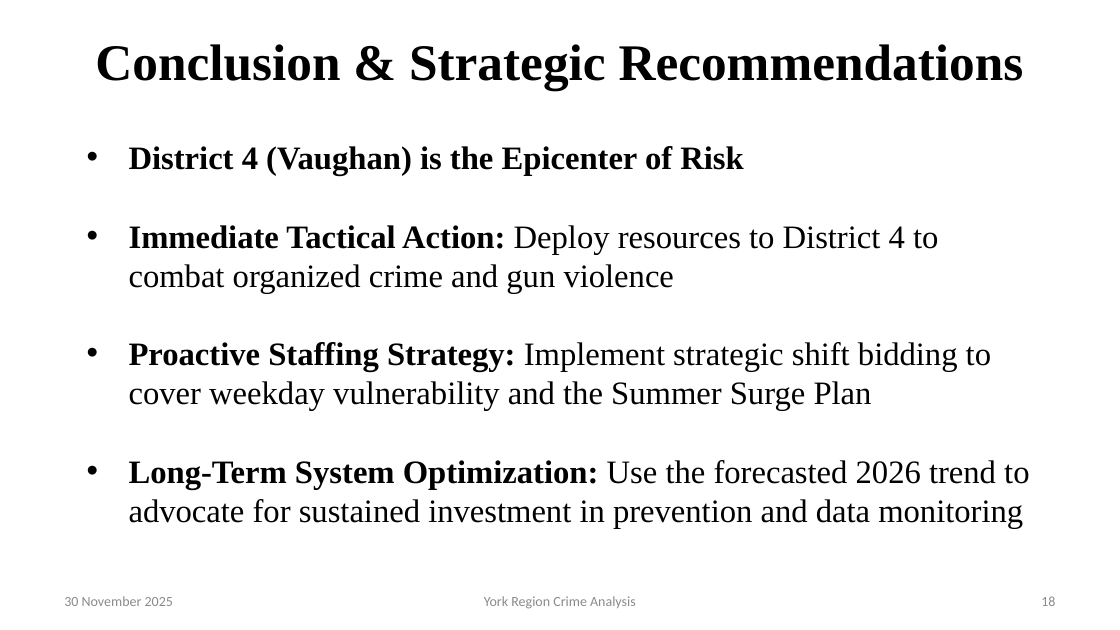
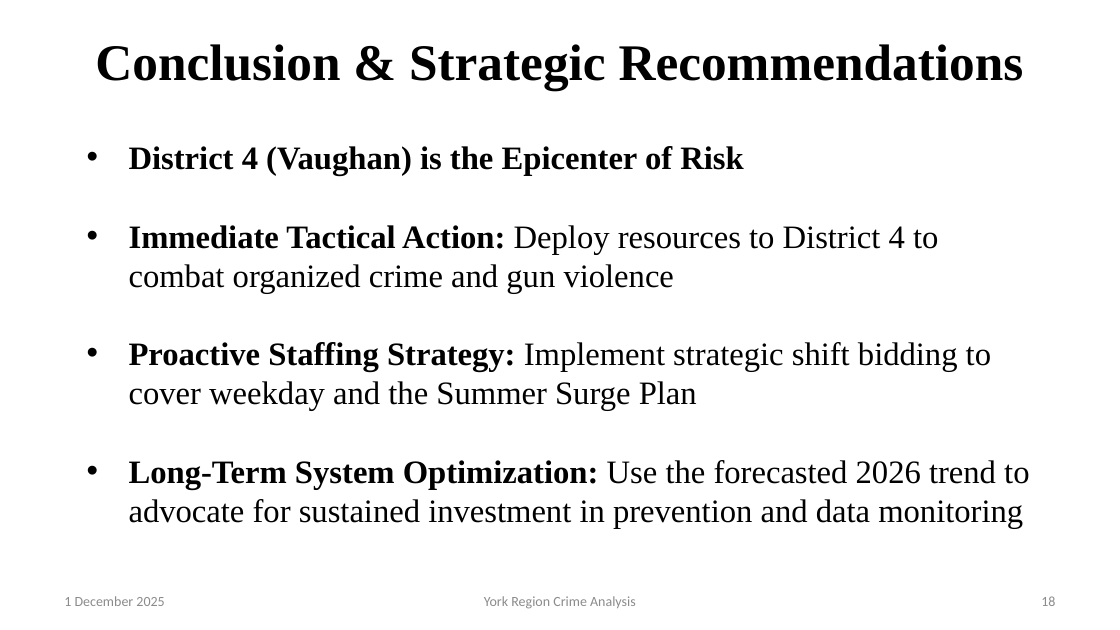
Before and after one commit to fuxima/YRP, a slide deck: slide 18 of YorkRegionCrimeAnalysis_presentation.pptx. Drawn at 1120x630 pixels with LibreOffice and Linux fonts; fonts in the diff are those of the drawing; background and template pictures are left out. Boxes give left, top, right and bottom in pixels: in the first picture for what was removed or moved away, otherwise in the second. Text is boxed around its words. In the diff, an @@ line names an element or a change of style, - is before the commit and + after.

```diff
--- a/YorkRegionCrimeAnalysis_presentation.pptx
+++ b/YorkRegionCrimeAnalysis_presentation.pptx
@@ text at box(129, 342, 991, 411): text changed @@
-• Proactive Staffing Strategy: Implement strategic shift bidding to cover weekday vulnerability and the Summer Surge Plan
+• Proactive Staffing Strategy: Implement strategic shift bidding to cover weekday and the Summer Surge Plan
@@ text at box(64, 596, 164, 606): text changed @@
-30 November 2025
+1 December 2025
```
Also in this commit, not shown: 27 other slides changed.
